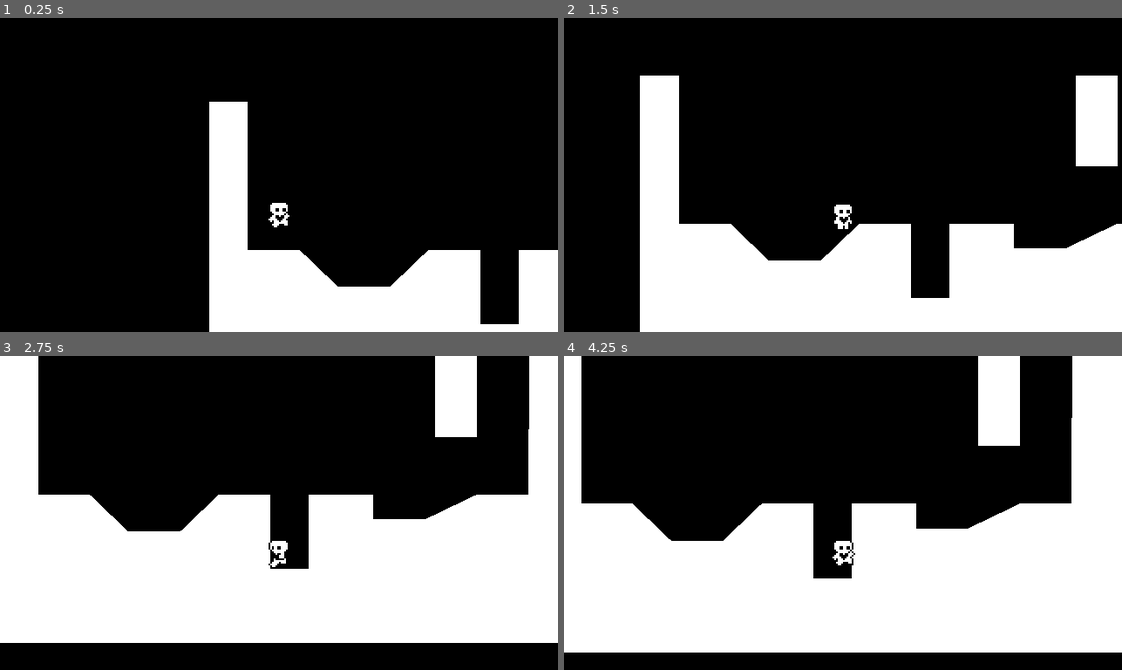
Above: before the commit, frames 1-4 (two rows, left to right).
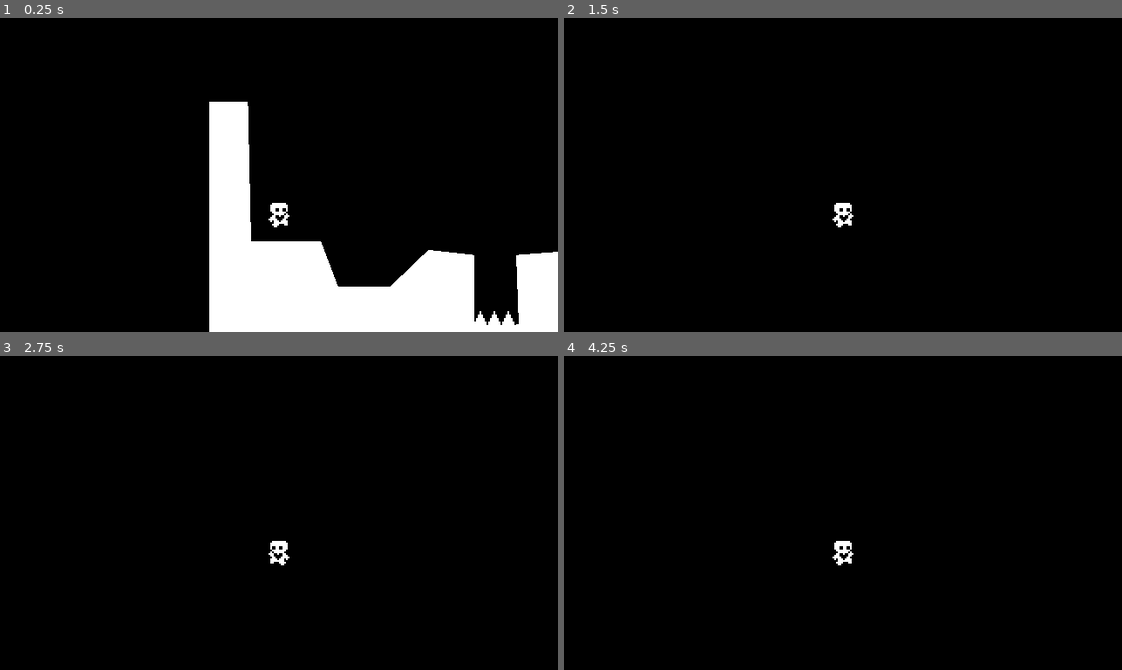
Above: after the commit, the same moments.

Repository: lichen014/heart-platformer
Game: Godot game, scene res://world.tscn
Same seed, same stepped clock (60 frames per second), same inputs: the game is played once before the commit and once after it.
Inputs:
- Up to frame 1 (0.25 s): no input
- Up to frame 2 (1.5 s): tap Enter (ui_accept) at 0.5, 0.77 s; hold Right (ui_right) from 0.53 s (still down)
- Up to frame 3 (2.75 s): tap Enter (ui_accept) at 1.52 s; release Right (ui_right) at 2.03 s; hold Left (ui_left) from 2.03 s (still down)
- Up to frame 4 (4.25 s): release Left (ui_left) at 2.78 s; hold Right (ui_right) from 2.78 s (still down); tap Enter (ui_accept) at 3.02, 3.77 s

The runs differ from the first frame. In frame 1, 1.3% of the frame differs, in the area x 44-100%, y 28-98%; in frame 2, 31%; in frame 3, 50%; in frame 4, 51%, in the area x 0-100%, y 0-95%.

Commit message:
started on part 5 12:05

Diff:
--- /dev/null
+++ b/hazard_area.tscn
@@ -0,0 +1,3 @@
+[gd_scene format=3 uid="uid://cnnfgqoj271ie"]
+
+[node name="HazardArea" type="Area2D"]
--- a/player.gd
+++ b/player.gd
@@ -46,7 +46,7 @@
 	if is_on_floor() or coyote_jump_timer.time_left > 0.0:
 		if Input.is_action_just_pressed("ui_accept"):
 			velocity.y = movement_data.jump_velocity
-	if not is_on_floor():
+	elif not is_on_floor():
 		if Input.is_action_just_released("ui_accept") and velocity.y < movement_data.jump_velocity / 2:
 			velocity.y = movement_data.jump_velocity / 2
 
--- a/player.tscn
+++ b/player.tscn
@@ -82,6 +82,8 @@
 size = Vector2(10, 16.5)
 
 [node name="Player" type="CharacterBody2D"]
+collision_layer = 3
+collision_mask = 0
 floor_constant_speed = true
 floor_snap_length = 3.0
 script = ExtResource("1_ssa10")
@@ -99,7 +101,7 @@
 shape = SubResource("RectangleShape2D_w8i85")
 
 [node name="CoyoteJumpTimer" type="Timer" parent="."]
-wait_time = 0.15
+wait_time = 0.1
 one_shot = true
 
 [node name="Camera2D" type="Camera2D" parent="."]
--- a/project.godot
+++ b/project.godot
@@ -42,6 +42,12 @@
 ]
 }
 
+[layer_names]
+
+2d_physics/layer_1="World"
+2d_physics/layer_2="Player"
+2d_physics/layer_3="Hazards"
+
 [rendering]
 
 textures/canvas_textures/default_texture_filter=0
--- /dev/null
+++ b/spikes.tscn
@@ -0,0 +1,9 @@
+[gd_scene load_steps=2 format=3 uid="uid://baumf8tghjuqa"]
+
+[ext_resource type="Texture2D" uid="uid://xpejqgvhtwsu" path="res://spikes.png" id="1_ng3cx"]
+
+[node name="Spikes" type="Node2D"]
+
+[node name="Sprite2D" type="Sprite2D" parent="."]
+position = Vector2(8, -9)
+texture = ExtResource("1_ng3cx")
--- a/world.tscn
+++ b/world.tscn
@@ -1,7 +1,8 @@
-[gd_scene load_steps=4 format=3 uid="uid://1l14gisdt55i"]
+[gd_scene load_steps=5 format=3 uid="uid://1l14gisdt55i"]
 
 [ext_resource type="Script" path="res://world.gd" id="1_qtyhm"]
 [ext_resource type="PackedScene" uid="uid://dfrwm588egccl" path="res://player.tscn" id="2_tgogd"]
+[ext_resource type="Texture2D" uid="uid://xpejqgvhtwsu" path="res://spikes.png" id="3_8xxon"]
 
 [sub_resource type="RectangleShape2D" id="RectangleShape2D_fk3ep"]
 size = Vector2(22, 52)
@@ -10,11 +11,12 @@
 script = ExtResource("1_qtyhm")
 
 [node name="StaticBody2D" type="StaticBody2D" parent="."]
+collision_mask = 0
 
 [node name="CollisionPolygon2D" type="CollisionPolygon2D" parent="StaticBody2D"]
-position = Vector2(-2.38419e-07, -7.62939e-06)
+position = Vector2(0, 4.54747e-13)
 scale = Vector2(0.924479, 0.885865)
-polygon = PackedVector2Array(0, 0, 24, 0, 24, 96, 56, 96, 80, 120, 112, 120, 136, 96, 168, 96, 168, 144, 192, 144, 192, 96, 232, 96, 232, 112, 264, 112, 296, 96, 328, 96, 328.834, 8.61237e-06, 352.09, -1.30681, 352.09, -1.30681, 384, 0, 384, 184, 384, 192, 0, 192)
+polygon = PackedVector2Array(0, 0, 24, 0, 25.9606, 90.3072, 69.2282, 90.3072, 80, 120, 112, 120, 136, 96, 164.417, 99.3379, 164.417, 144.492, 192, 144, 190.378, 99.3379, 232, 96, 232, 112, 294.22, 90.3072, 294.22, 117.399, 328.834, 117.399, 328.834, 8.61237e-06, 352.09, -1.30681, 352.09, -1.30681, 384, 0, 384, 184, 384, 192, 0, 192)
 
 [node name="Polygon2D" type="Polygon2D" parent="StaticBody2D/CollisionPolygon2D"]
 
@@ -22,6 +24,7 @@
 position = Vector2(40, 48)
 
 [node name="StaticBody2D2" type="StaticBody2D" parent="."]
+collision_mask = 0
 
 [node name="CollisionShape2D" type="CollisionShape2D" parent="StaticBody2D2"]
 position = Vector2(262, 26)
@@ -31,3 +34,19 @@
 offset_left = 250.0
 offset_right = 274.0
 offset_bottom = 52.0
+
+[node name="Spikes" type="Sprite2D" parent="."]
+position = Vector2(168, 120)
+texture = ExtResource("3_8xxon")
+
+[node name="Spikes2" type="Sprite2D" parent="."]
+position = Vector2(160, 120)
+texture = ExtResource("3_8xxon")
+
+[node name="Spikes3" type="Sprite2D" parent="."]
+position = Vector2(296, 96)
+texture = ExtResource("3_8xxon")
+
+[node name="Spikes4" type="Sprite2D" parent="."]
+position = Vector2(280, 96)
+texture = ExtResource("3_8xxon")
Binary file added: spikes.png
Not shown, added: spikes.png.import
Not shown, added: .DS_Store
